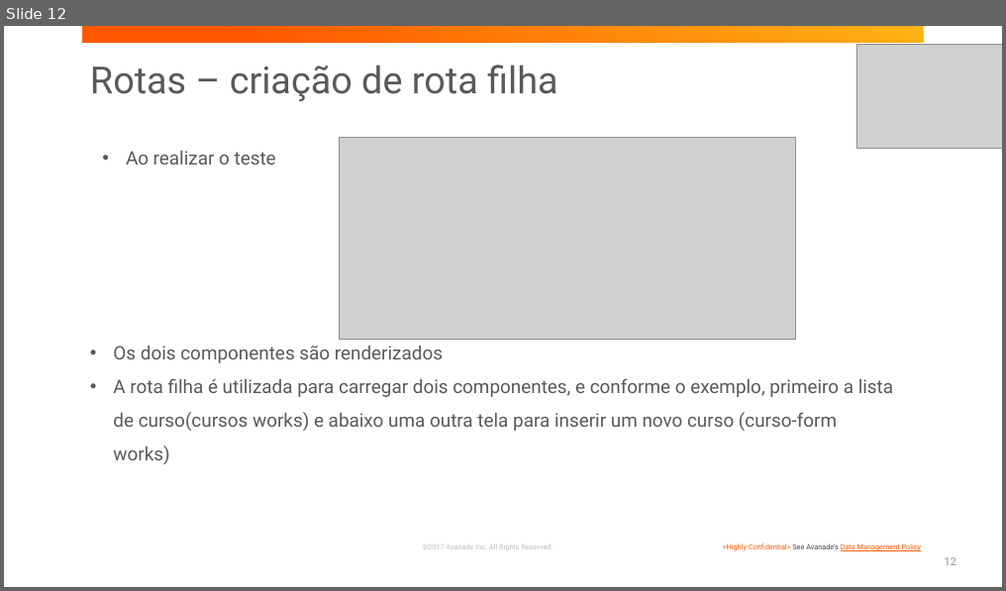
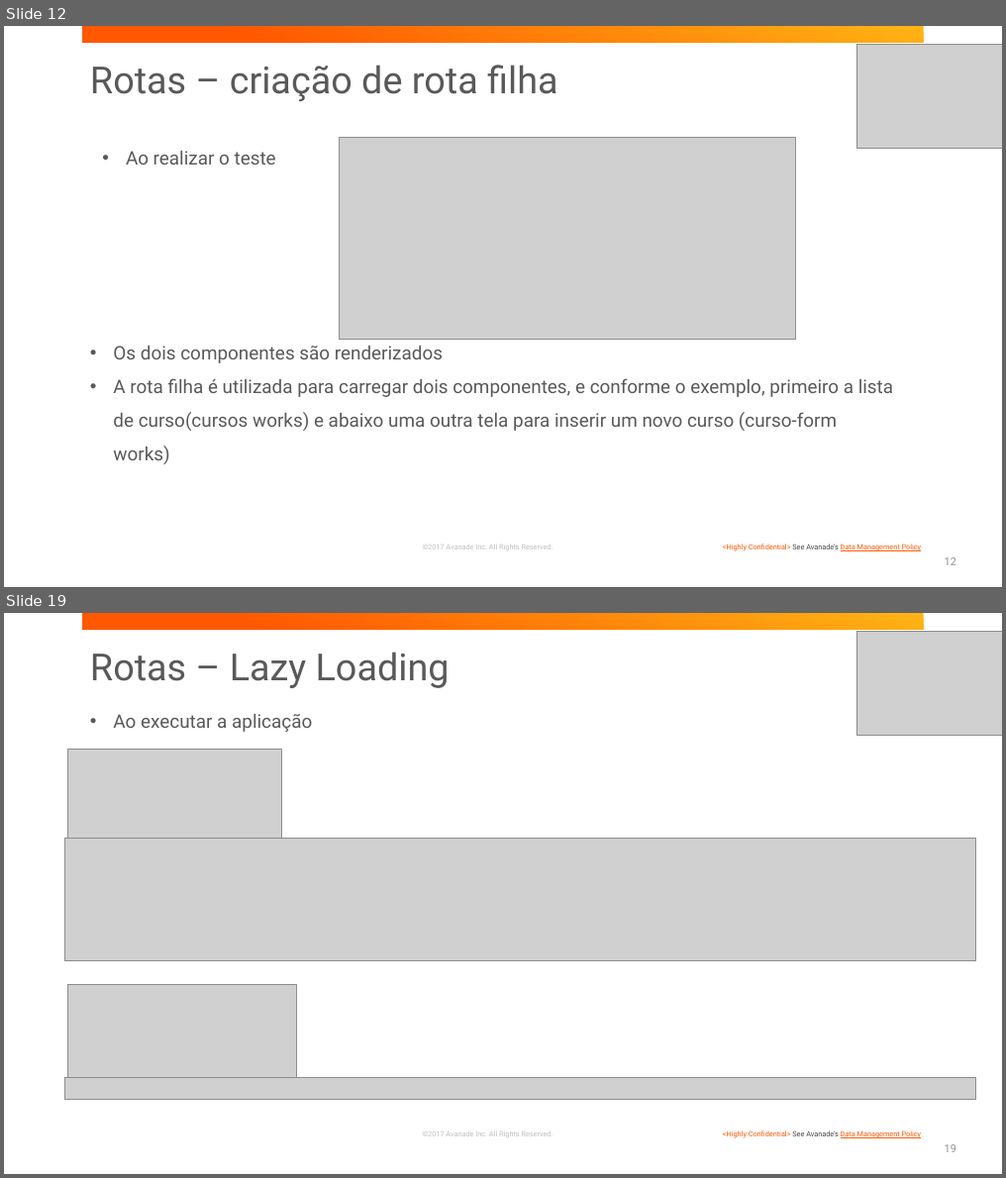
Before and after one commit to BootCampAvanSanAnder/BootCampSantander, a slide deck: presentations/TreinamentoAngular.pptx. Shown one above the other, each under a label of ours: slide 12 before the commit, slides 12 and 19 after it; the slides between them are not shown. The pictures are 1006x591 and 1006x1178 pixels, drawn with LibreOffice and Linux fonts; fonts in the diff are those of the drawing; grey boxes stand for pictures; background and template pictures are left out. Boxes give left, top, right and bottom in pixels: in the first picture for what was removed or moved away, otherwise in the second. Text is boxed around its words. In the diff, an @@ line names an element or a change of style, - is before the commit and + after.

Commit message:
Lazy Loading - criacao do modulo e routing de cursos

```diff
--- a/presentations/TreinamentoAngular.pptx
+++ b/presentations/TreinamentoAngular.pptx
@@ slide 19 added at (x1=4, y1=613, x2=1002, y2=1174), background #FFFFFF; not listed: 3 template elements that a slide beside it also shows @@
@@ picture added at (x1=856, y1=631, x2=1002, y2=736) @@
@@ title added at (x1=90, y1=652, x2=450, y2=688), 36 pt, text #595959 @@
+Rotas – Lazy Loading
@@ text added at (x1=113, y1=714, x2=312, y2=732), 18 pt, text #595959 @@
+• Ao executar a aplicação
@@ picture added at (x1=67, y1=750, x2=282, y2=847) @@
@@ picture added at (x1=64, y1=839, x2=976, y2=961) @@
@@ picture added at (x1=67, y1=984, x2=296, y2=1078) @@
@@ picture added at (x1=64, y1=1078, x2=976, y2=1100) @@
@@ page number added at (x1=944, y1=1145, x2=956, y2=1153), 10.5 pt, text #939393 @@
+19
```
Also in this commit, not shown: 6 other slides added, 4 other files.
